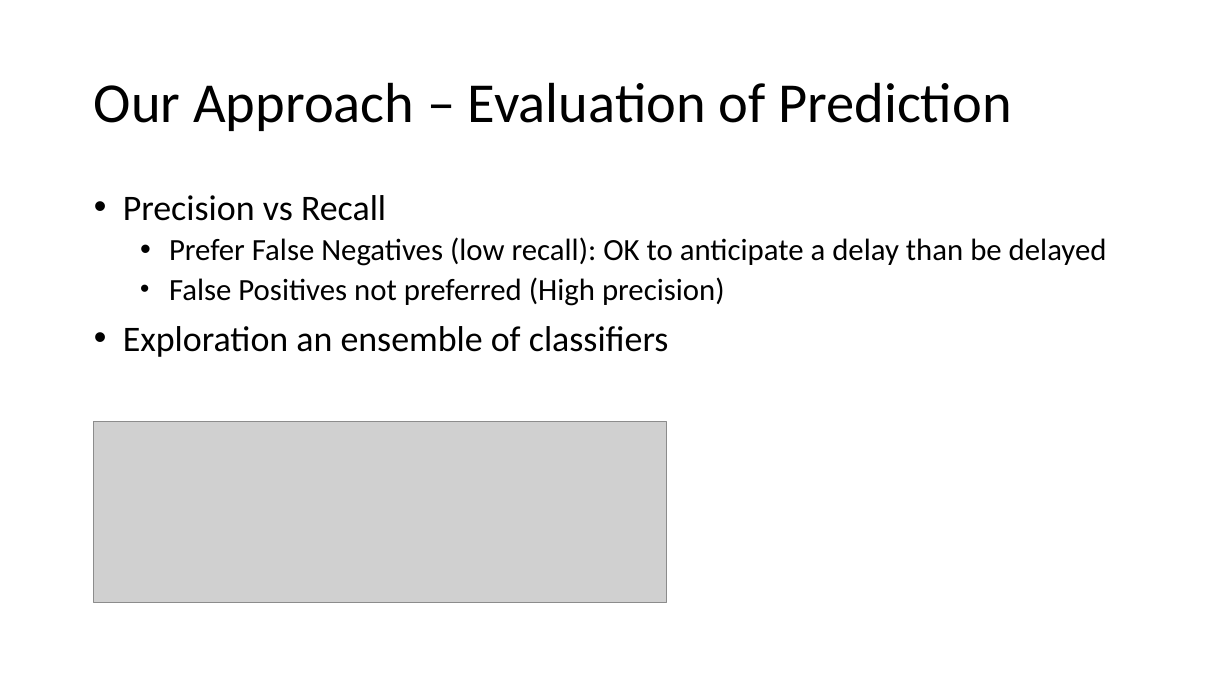
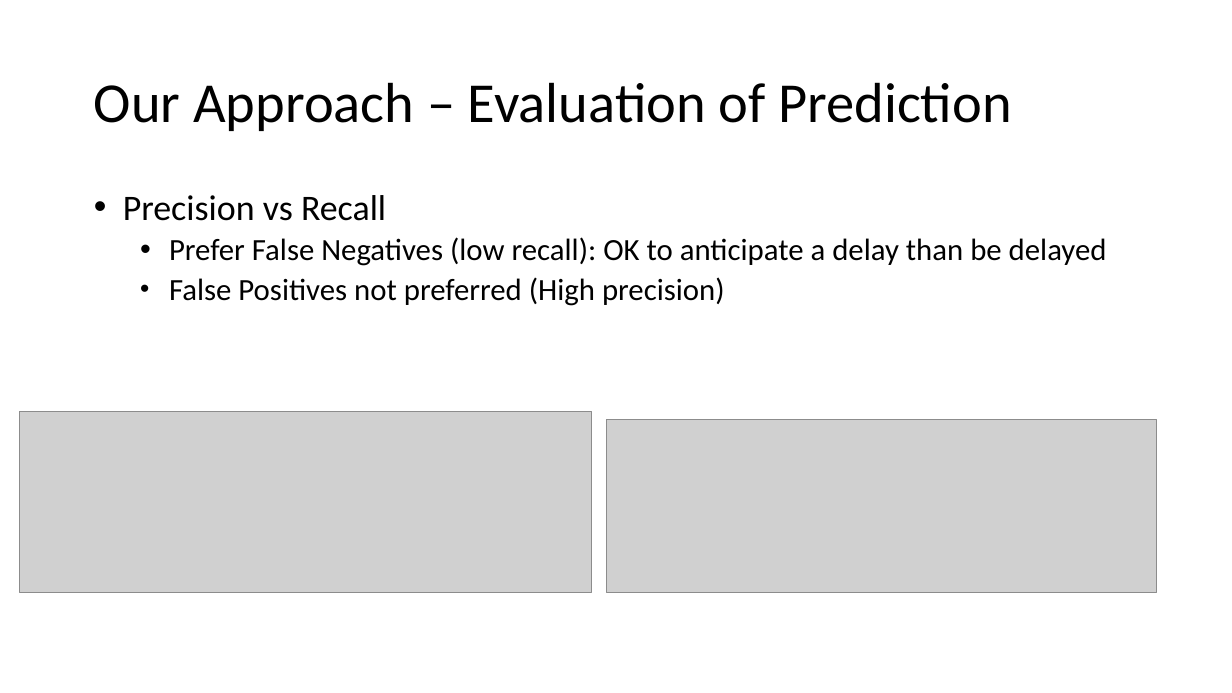
Before and after one commit to stbman/cs5228, a slide deck: slide 17 of report/Group34_Proposal_FinalPres.pptx. Drawn at 1232x693 pixels with LibreOffice and Linux fonts; fonts in the diff are those of the drawing; grey boxes stand for pictures. Boxes give left, top, right and bottom in pixels: in the first picture for what was removed or moved away, otherwise in the second. Text is boxed around its words. In the diff, an @@ line names an element or a change of style, - is before the commit and + after.

Commit message:
Edited ppt and svm3 results

```diff
--- a/report/Group34_Proposal_FinalPres.pptx
+++ b/report/Group34_Proposal_FinalPres.pptx
@@ text at [123, 326, 669, 357]: paragraph removed @@
-• Exploration an ensemble of classifiers
@@ picture: place and size @@
-picture at [94, 421, 666, 603]
+picture at [19, 411, 592, 592]
@@ picture added at [606, 420, 1157, 593] @@
```
Also in this commit, not shown: 5 other files.
